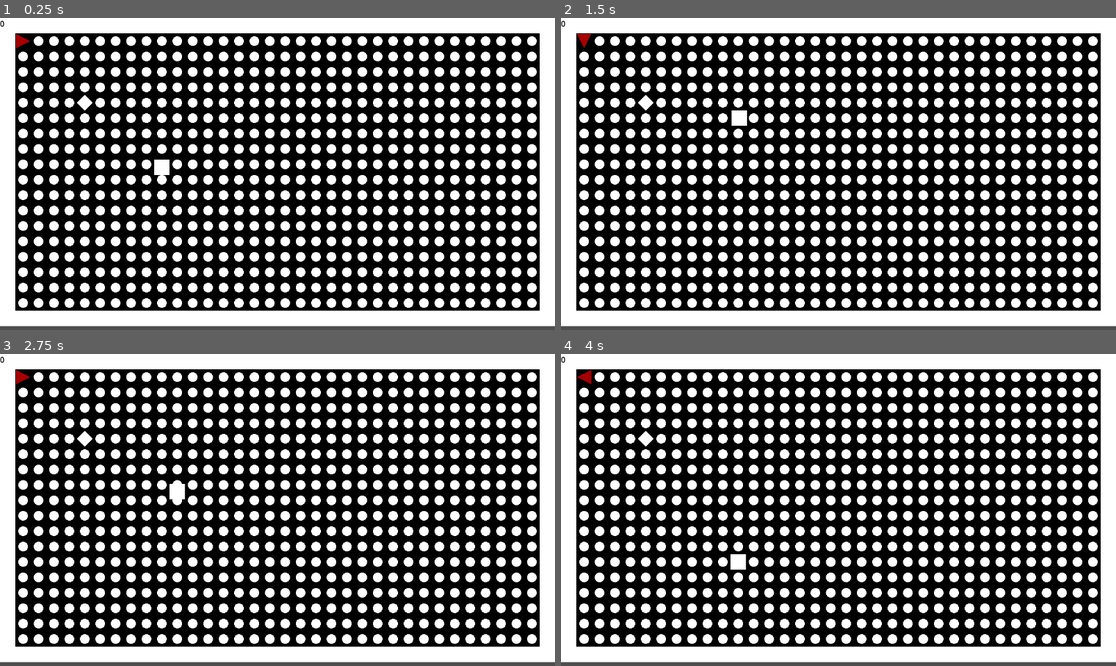
Above: before the commit, frames 1-4 (two rows, left to right).
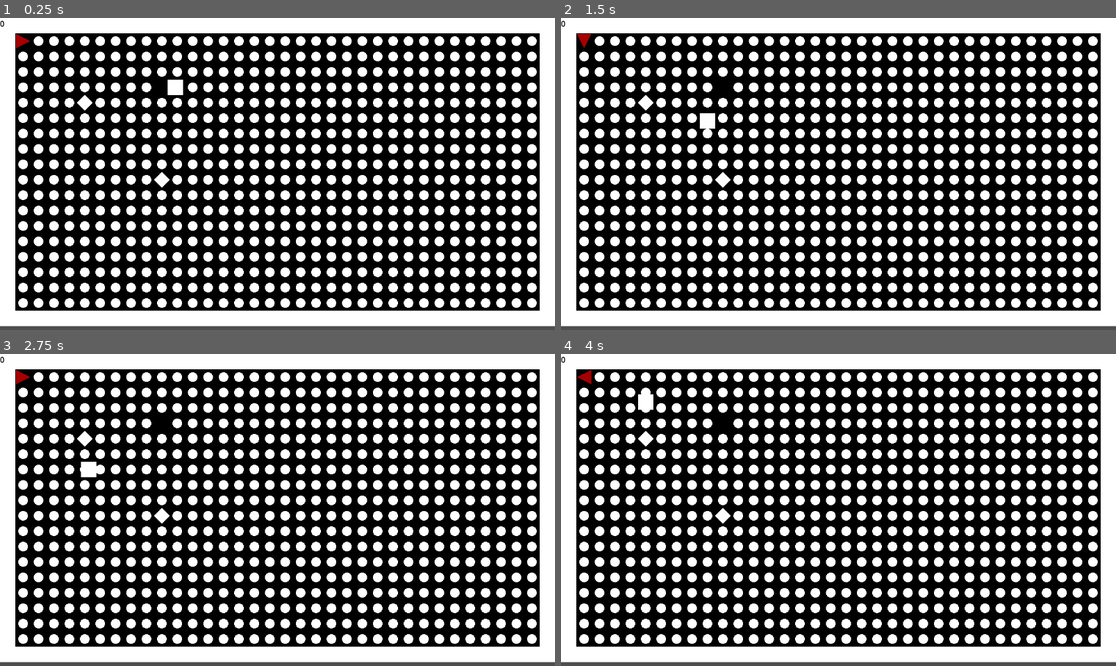
Above: after the commit, the same moments.

Repository: potex02/shape-collector
Game: Godot game, scene res://scenes/game.tscn
The game is run twice, just before and just after one commit, with the same random seed, the same clock (stepped at 60 frames per second) and the same inputs.
Inputs:
- Up to frame 1 (0.25 s): no input
- Up to frame 2 (1.5 s): hold Right (ui_right) 0.53-1.28 s; hold Down (ui_down) from 1.28 s (still down)
- Up to frame 3 (2.75 s): release Down (ui_down) at 2.03 s; hold Right (ui_right) from 2.03 s (still down)
- Up to frame 4 (4 s): release Right (ui_right) at 2.78 s; hold Up (ui_up) 2.78-3.53 s; hold Left (ui_left) from 3.53 s (still down)

The runs differ from the first frame. In frame 1, 0.3% of the frame differs, in the area x 27-34%, y 19-55%; in frame 2, 0.3%; in frame 3, 0.3%, in the area x 14-34%, y 20-55%; in frame 4, 0.3%.

Commit message:
Added square respawning

Diff:
--- a/scenes/game.tscn
+++ b/scenes/game.tscn
@@ -1,9 +1,8 @@
-[gd_scene load_steps=7 format=3 uid="uid://c822ec7kneha"]
+[gd_scene load_steps=6 format=3 uid="uid://c822ec7kneha"]
 
 [ext_resource type="Script" path="res://scripts/game.gd" id="1_qimvo"]
 [ext_resource type="Texture2D" uid="uid://cvep7nrqb8dw1" path="res://assets/tiles.png" id="2_o6l8d"]
 [ext_resource type="PackedScene" uid="uid://c7dyqu4m4ihpq" path="res://nodes/player.tscn" id="3_f80d0"]
-[ext_resource type="PackedScene" uid="uid://c1hvfjp41ouud" path="res://nodes/square.tscn" id="4_06jb1"]
 
 [sub_resource type="TileSetAtlasSource" id="TileSetAtlasSource_nby44"]
 texture = ExtResource("2_o6l8d")
@@ -27,9 +26,6 @@
 [node name="Player" parent="." instance=ExtResource("3_f80d0")]
 z_index = 1
 
-[node name="Square" parent="." instance=ExtResource("4_06jb1")]
-position = Vector2(336, 168)
-
 [node name="CanvasLayer" type="CanvasLayer" parent="."]
 
 [node name="Score" type="Label" parent="CanvasLayer"]
--- a/scripts/game.gd
+++ b/scripts/game.gd
@@ -6,6 +6,8 @@
 
 ## The circle node.
 const CIRCLE: PackedScene = preload("res://nodes/circle.tscn")
+## The square node.
+const SQUARE: PackedScene = preload("res://nodes/square.tscn")
 ## The diamond node.
 const DIAMOND: PackedScene = preload("res://nodes/diamond.tscn")
 ## The player node.
@@ -25,19 +27,33 @@
 	self.player.score_changed.connect(self._on_score_changed)
 	self.player.game_over.connect(self._on_game_over)
 	for i in data.map.size():
-
 		var row: Array = data.map[i]
 
 		for j in row.size():
 
 			var coords: Vector2i = Vector2i(j, i)
 
-			if coords == Vector2i(5, 5):
+			if coords == Vector2i(5, 5) or coords == Vector2i(10, 10):
 
 				var diamond: Diamond = Game.DIAMOND.instantiate()
 
 				diamond.position = GameUtils.coords_to_pos(coords)
 				self.add_child(diamond)
+				self.tilemap.set_cell(0, coords, 0, Vector2i(row[j], 0))
+				continue
+			if coords == Vector2i(10, 4):
+
+				var square: Square = Game.SQUARE.instantiate()
+
+				square.position = GameUtils.coords_to_pos(coords)
+				self.add_child(square)
+				square.removed.connect(func() -> void:
+					self.remove_child(square)
+					self.get_tree().create_timer(5).timeout.connect(func() -> void:
+						square.position = GameUtils.coords_to_pos(coords)
+						self.add_child(square)
+					)
+				)
 				self.tilemap.set_cell(0, coords, 0, Vector2i(row[j], 0))
 				continue
 			if row[j] == 1 and coords != player_position:
@@ -48,7 +64,6 @@
 				self.add_child(circle)
 			self.tilemap.set_cell(0, coords, 0, Vector2i(row[j], 0))
 	self.player.position = GameUtils.coords_to_pos(player_position)
-	$Square.position = GameUtils.coords_to_pos(Vector2i(10, 10))
 
 
 ## Updates the score label.
--- a/scripts/player.gd
+++ b/scripts/player.gd
@@ -72,7 +72,7 @@
 		return
 	if area is Square:
 		if self.can_eat:
-			area.queue_free()
+			area.removed.emit()
 			return
 		self.set_physics_process(false)
 		self.game_over.emit()
--- a/scripts/square.gd
+++ b/scripts/square.gd
@@ -14,6 +14,8 @@
 ]
 ## The square current direction.
 var direction: Vector2
+## The signal emitted at the square removing from the level.
+signal removed
 
 
 
